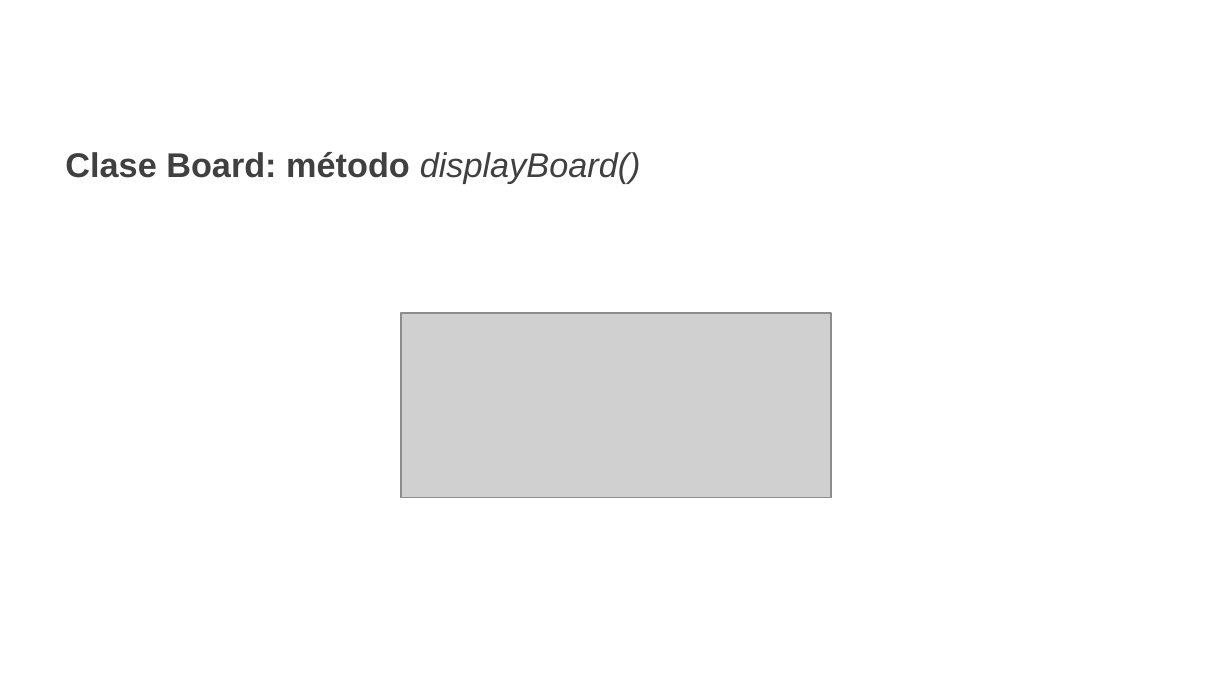
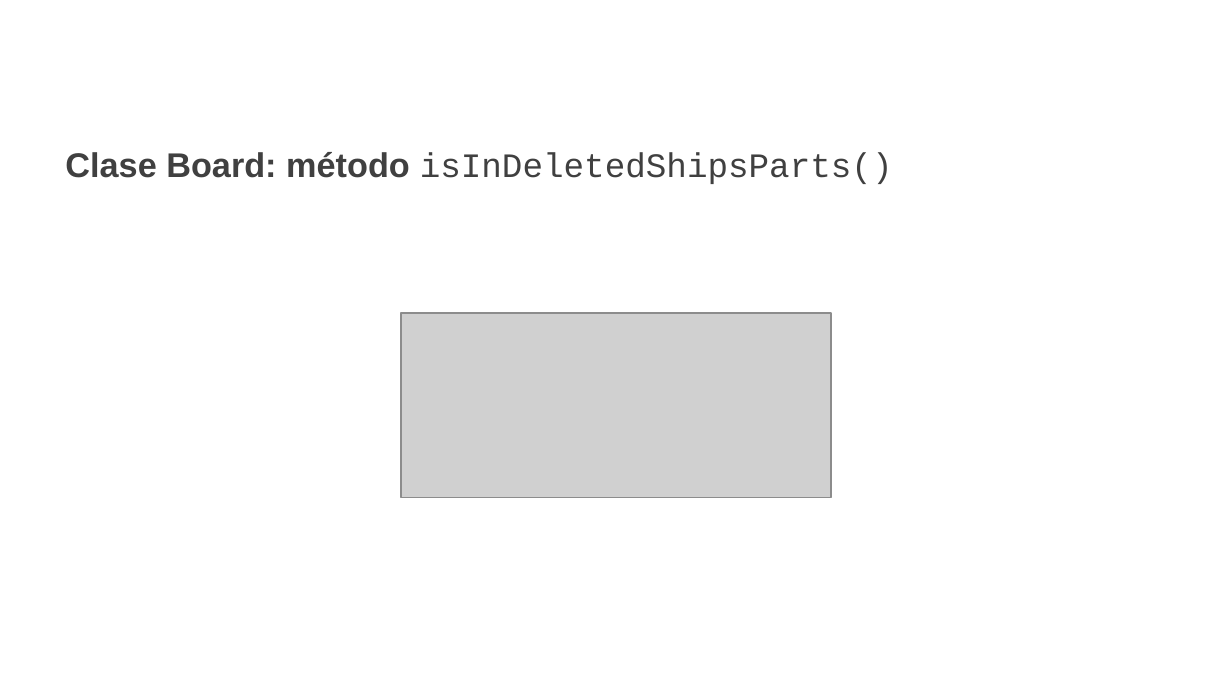
Before and after one commit to estebanarivasv/NavalBattle, a slide deck: slide 20 of Presentación.pptx (slide 21 before the commit). Drawn at 1232x693 pixels with LibreOffice and Linux fonts; fonts in the diff are those of the drawing; grey boxes stand for pictures; background and template pictures are left out. Boxes give left, top, right and bottom in pixels: in the first picture for what was removed or moved away, otherwise in the second. Text is boxed around its words. In the diff, an @@ line names an element or a change of style, - is before the commit and + after.

```diff
--- a/Presentación.pptx
+++ b/Presentación.pptx
@@ text at [65,152,893,184]: text changed; font Arial to Courier New; bold off @@
-Clase Board: método displayBoard()
+Clase Board: método isInDeletedShipsParts()
```
Also in this commit, not shown: 17 other slides changed, 1 slide removed, 1 other file.
